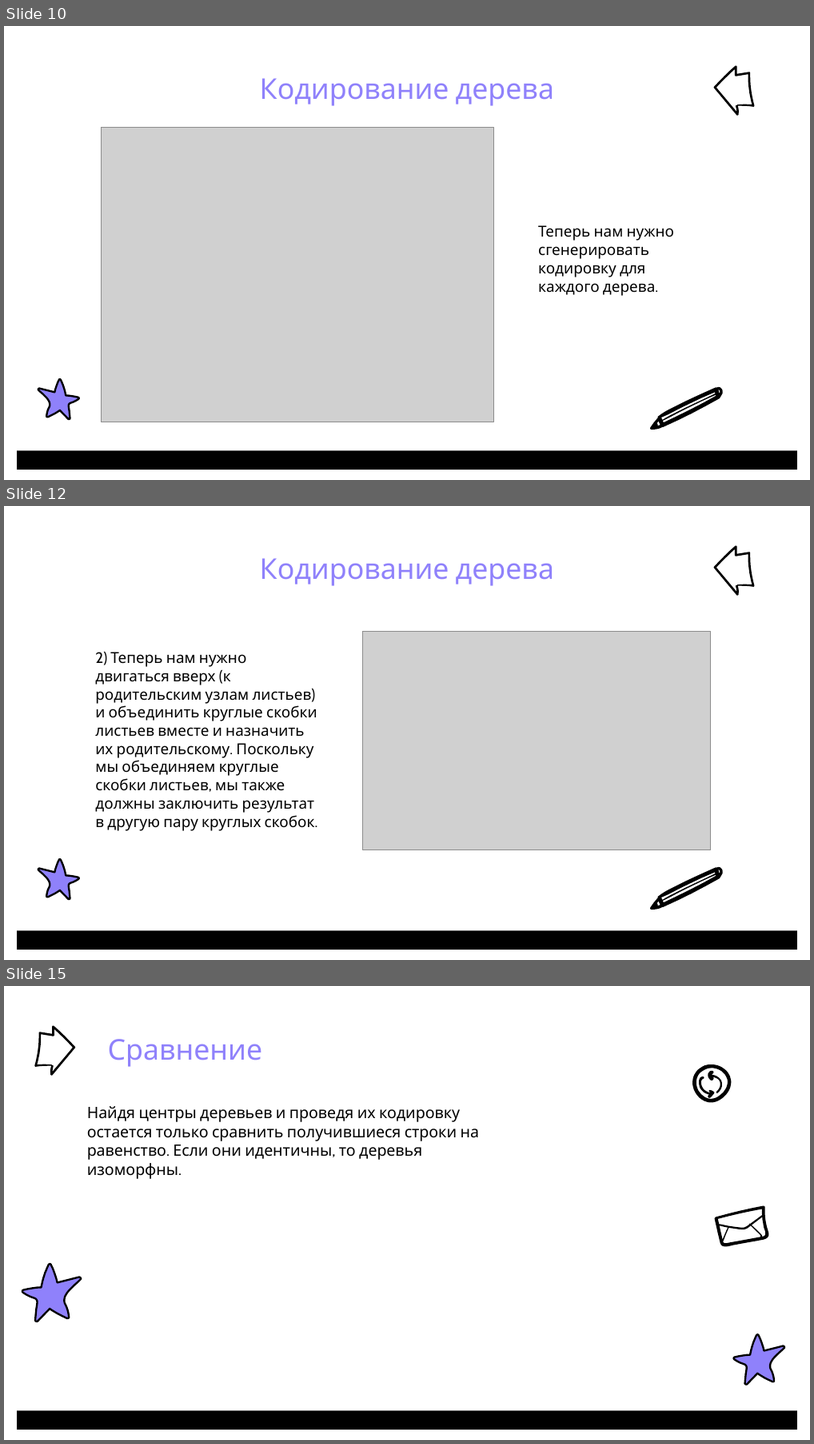
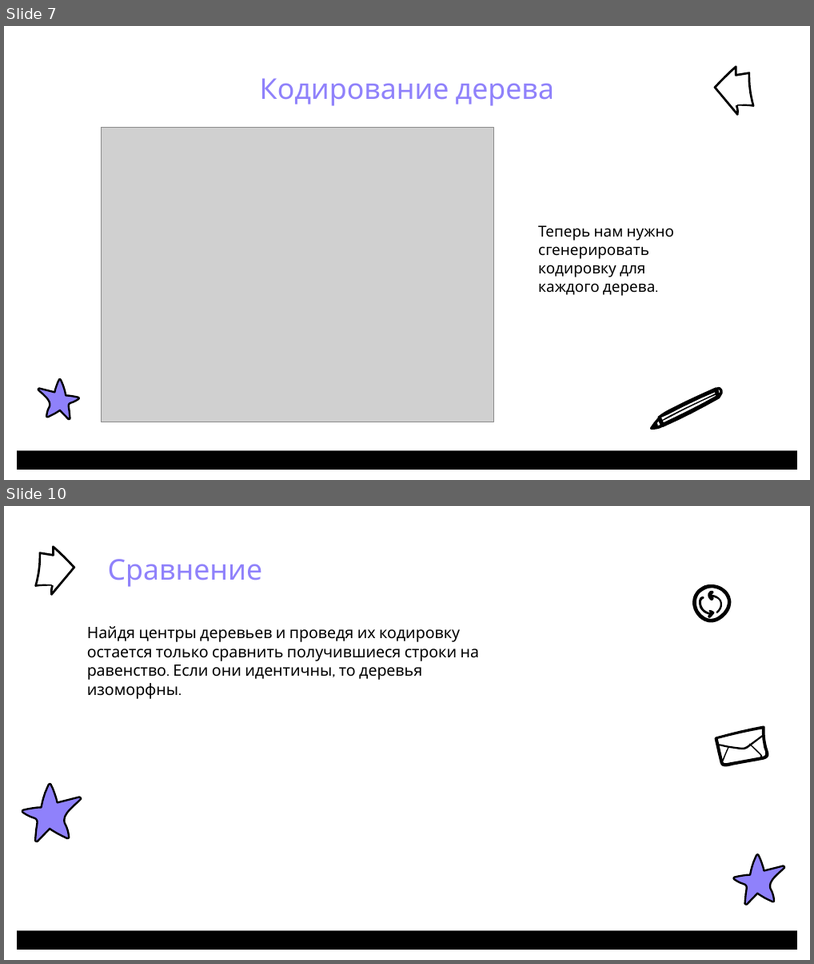
Before and after one commit to PufMe/isomorphic, a slide deck: docs/Изоморфизм деревьев_ПоповаС.О..pptx. Shown one above the other, each under a label of ours: slides 10, 12 and 15 before the commit, slides 7 and 10 after it; the slides between them are not shown. The pictures are 814x1444 and 814x964 pixels, drawn with LibreOffice and Linux fonts; fonts in the diff are those of the drawing; grey boxes stand for pictures; background and template pictures are left out. Boxes give left, top, right and bottom in pixels: in the first picture for what was removed or moved away, otherwise in the second. Text is boxed around its words. In the diff, an @@ line names an element or a change of style, - is before the commit and + after.

```diff
--- a/docs/Изоморфизм деревьев_ПоповаС.О..pptx
+++ b/docs/Изоморфизм деревьев_ПоповаС.О..pptx
@@ slide 12 removed at (4,506,810,960), background #FFFFFF; not listed: 3 template elements that a slide beside it also shows @@
@@ text removed at (260,558,554,586) @@
-Кодирование дерева
@@ picture removed at (362,632,710,850) @@
@@ text removed at (95,651,318,831) @@
-2) Теперь нам нужно двигаться вверх (к родительским узлам листьев) и объединить круглые скобки листьев вместе и назначить их родительскому. Поскольку мы объединяем круглые скобки листьев, мы также должны заключить результат в другую пару круглых скобок.
@@ freeform shape removed at (650,867,723,909) @@
@@ what was slide 10 is now slide 7 @@
@@ what was slide 15 is now slide 10 @@
```
Also in this commit, not shown: 6 slides changed, 4 slides added, 21 other slides removed, 1 other file.
